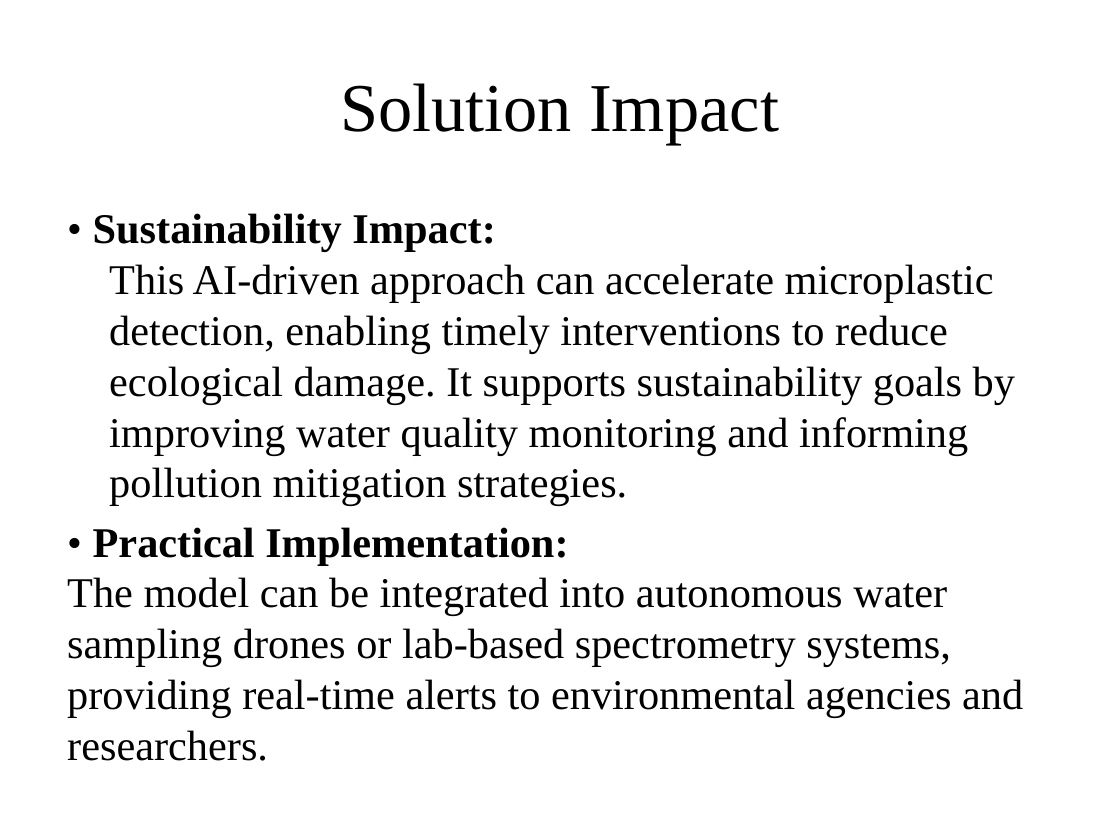
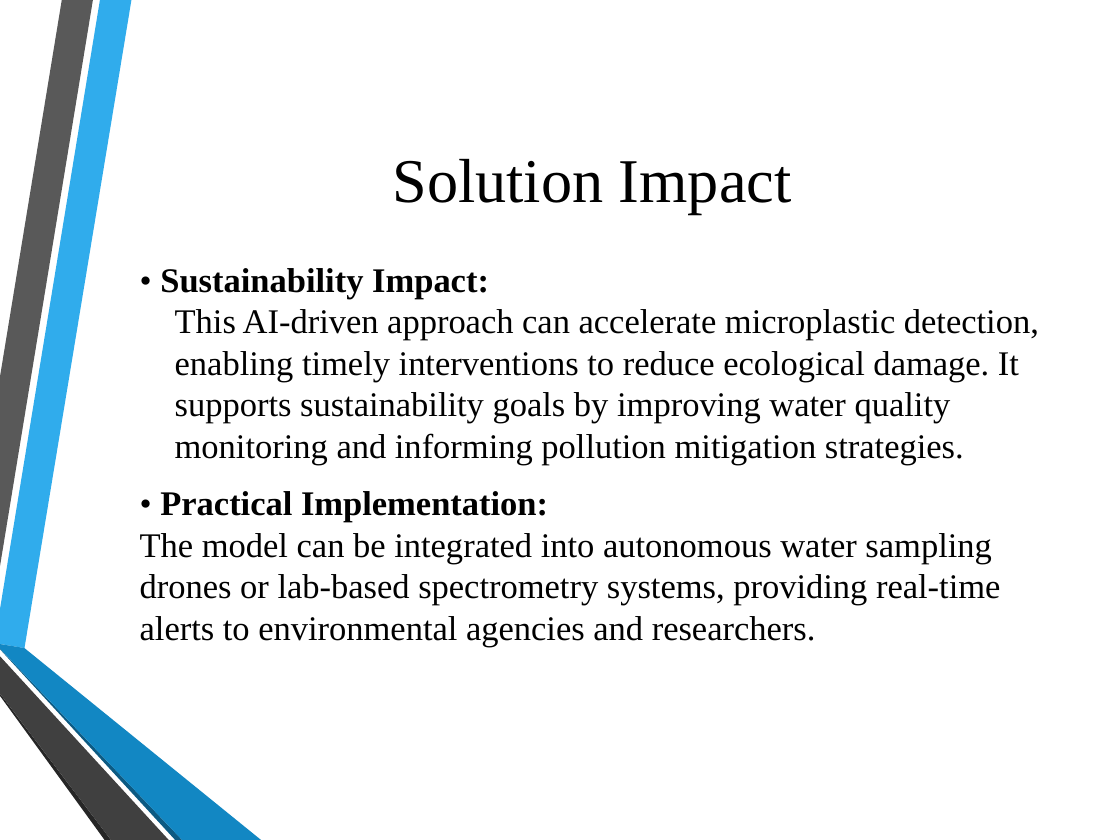
Before and after one commit to Hrishikeshgithub/Microplastic-Pollution-Detection-Using-AI, a slide deck: slide 7 of Microplastic Pollution Detection Using AI.pptx. Drawn at 1120x840 pixels with LibreOffice and Linux fonts; fonts in the diff are those of the drawing; background and template pictures are left out. Boxes give left, top, right and bottom in pixels: in the first picture for what was removed or moved away, otherwise in the second. Text is boxed around its words. In the diff, an @@ line names an element or a change of style, - is before the commit and + after.

```diff
--- a/Microplastic Pollution Detection Using AI.pptx
+++ b/Microplastic Pollution Detection Using AI.pptx
@@ title "Solution Impact" moved from (x1=340, y1=83, x2=779, y2=144) to (x1=393, y1=158, x2=792, y2=214) @@
@@ title "Solution Impact" at (x1=393, y1=158, x2=792, y2=214): size 44 to 40 pt @@
@@ text "• Sustainability Impact: This AI-driven ..." moved from (x1=67, y1=213, x2=1023, y2=761) to (x1=140, y1=268, x2=1039, y2=647) @@
@@ text "• Sustainability Impact: This AI-driven ..." at (x1=140, y1=268, x2=1039, y2=647): size 27.2 to 22.2 pt; indent changed; more space between paragraphs; vertical alignment top to middle @@
@@ group added at (x1=0, y1=0, x2=261, y2=840): 6 freeform shapes @@
```
Also in this commit, not shown: 8 other slides changed.
